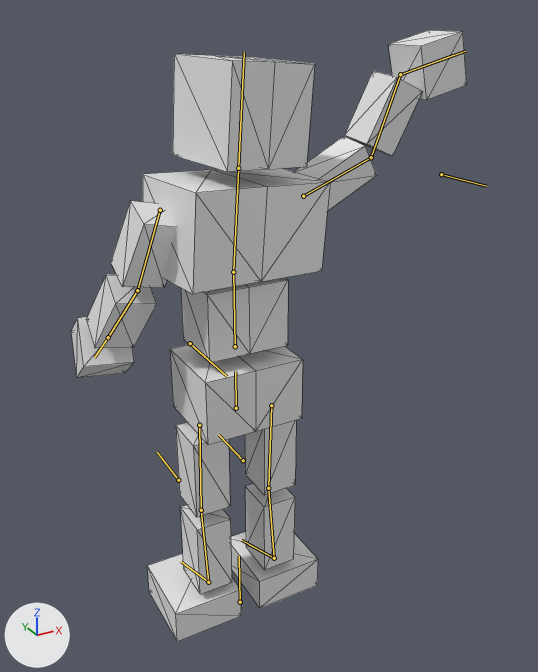
An edit to the glTF model BrowserGame/public/models/animateblend2.glb, drawn before and after from the same camera.
The view is the same before and after, from a 50 mm camera at (-6.86, -14.09, 9.9) aimed at (1.32, 0.79, 2.45). Arrows for +X, +Y and +Z are at lower left; the lights stay in place. Both versions are drawn at frame 7 of the action 'chest.run'; the numbers are the values there. The bones that bend it are drawn over the model as lines. Mesh edges are drawn as thin lines.

Objects in the first picture: '立方体'.
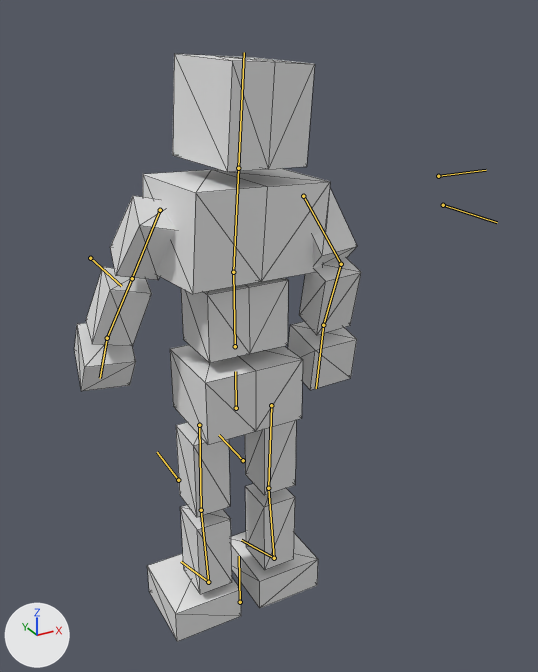
Changed parts and their boxes (x1, y1, x2, y2) in the pictures (538 x 672 px):
'立方体', posed (27% narrower)
    before: (71, 30, 467, 642)
    after: (74, 54, 361, 642)
bone 'upper arm.R', root to tip
    before: (160, 210) to (137, 290)
    after: (160, 210) to (132, 278)
bone 'forearm.R', root to tip
    before: (137, 290) to (108, 337)
    after: (132, 278) to (107, 338)
bone 'hand.R', root to tip
    before: (108, 337) to (94, 357)
    after: (107, 338) to (100, 378)
bone 'upper arm.L', root to tip
    before: (303, 196) to (371, 157)
    after: (303, 196) to (341, 264)
bone 'forearm.L', root to tip
    before: (371, 157) to (400, 74)
    after: (341, 264) to (323, 325)
bone 'hand.L', root to tip
    before: (400, 74) to (465, 51)
    after: (323, 325) to (316, 388)

The edits, one by one:
Bone 'upper arm.R' (bone_upper_arm_r) turns from (-17, 12, 81) to (-30, 18, 79) degrees about its own x, y and z.
Bone 'forearm.R' (bone_forearm_r) turns from (-10, 0, 0) to (13, 0, 0) degrees about its own x, y and z.
Bone 'hand.R' (bone_hand_r) turns from (-22, 4, 11) to (-17, 1, 12) degrees about its own x, y and z.
Bone 'upper arm.L' (bone_upper_arm_l) turns from (-73, 97, -46) to (50, 2, -81) degrees about its own x, y and z.
Bone 'forearm.L' (bone_forearm_l) turns from (-36, 0, -1) to (-59, -1, -1) degrees about its own x, y and z.
Bone 'hand.L' (bone_hand_l) turns from (90, -38, -94) to (6, 1, -2) degrees about its own x, y and z.
